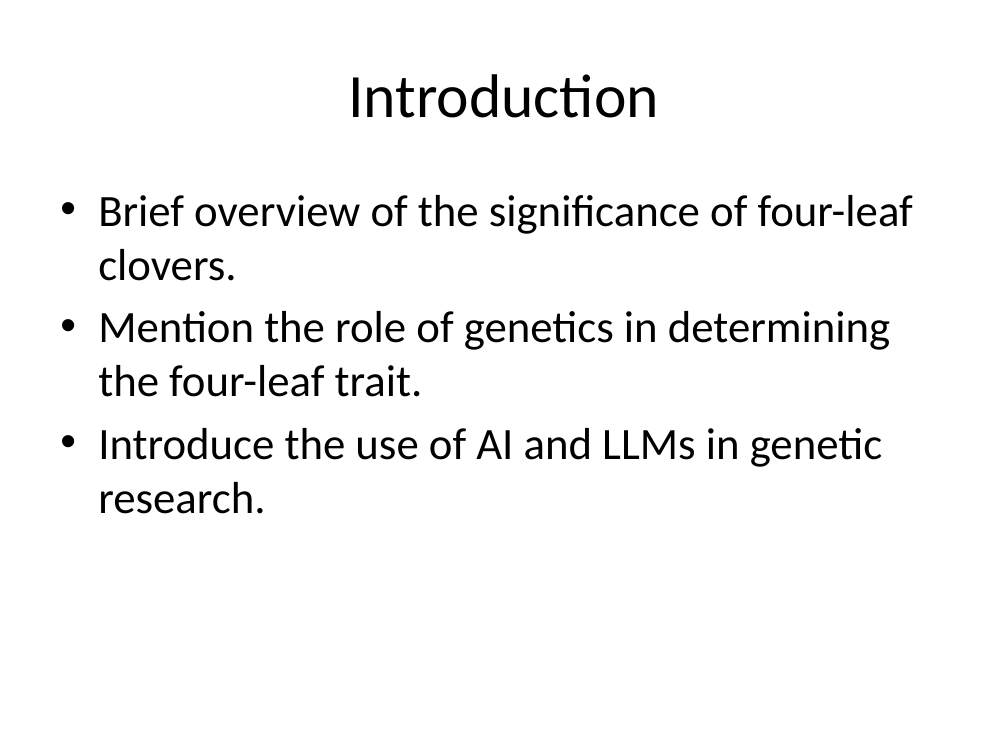
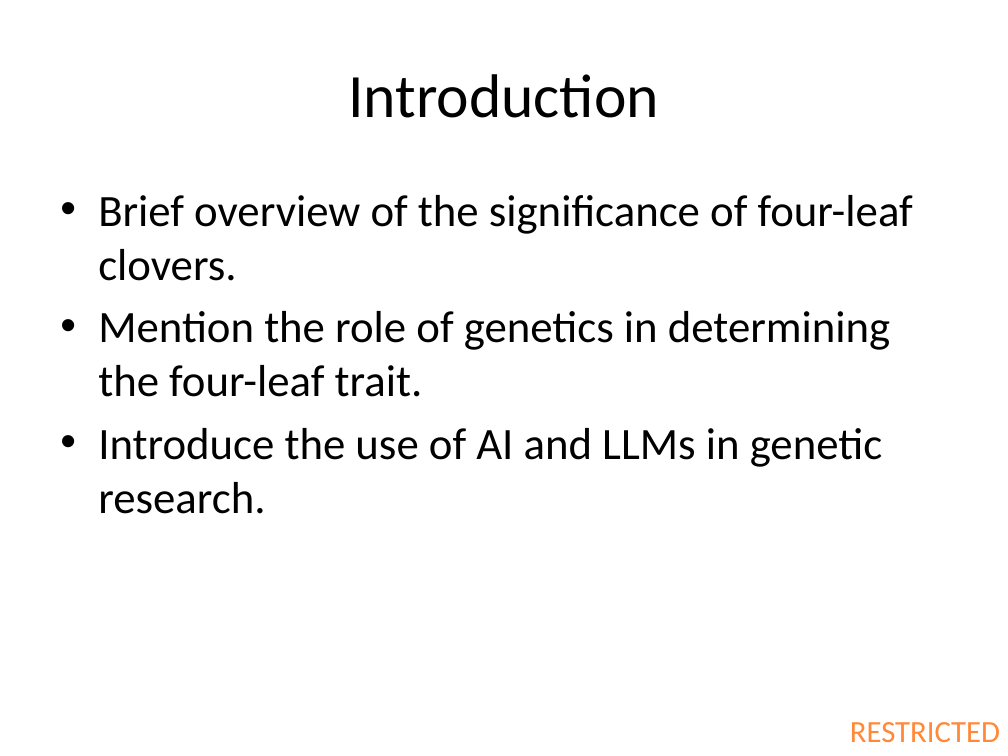
Before and after one commit to josephbedell/clover, a slide deck: slide 2 of four_leaf_clover_presentation.pptx. Drawn at 1008x756 pixels with LibreOffice and Linux fonts; fonts in the diff are those of the drawing. Boxes give left, top, right and bottom in pixels: in the first picture for what was removed or moved away, otherwise in the second. Text is boxed around its words. In the diff, an @@ line names an element or a change of style, - is before the commit and + after.

```diff
--- a/four_leaf_clover_presentation.pptx
+++ b/four_leaf_clover_presentation.pptx
@@ text added at (850, 722, 1000, 742), 22 pt, text #FF8939 @@
+RESTRICTED
```
Also in this commit, not shown: 9 other slides changed, 1 other file.
